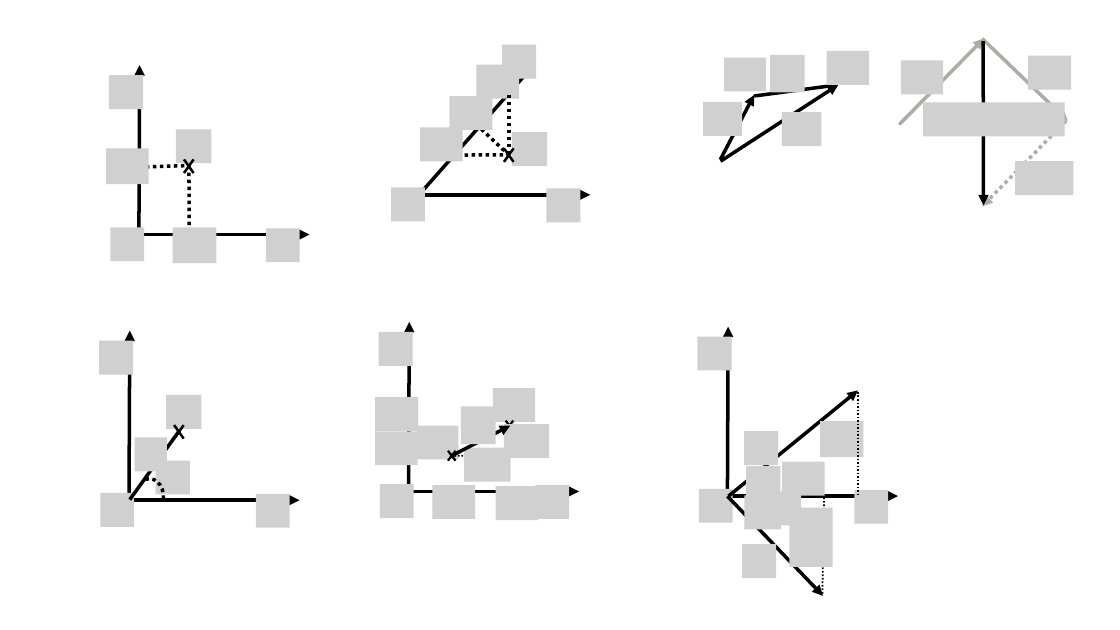
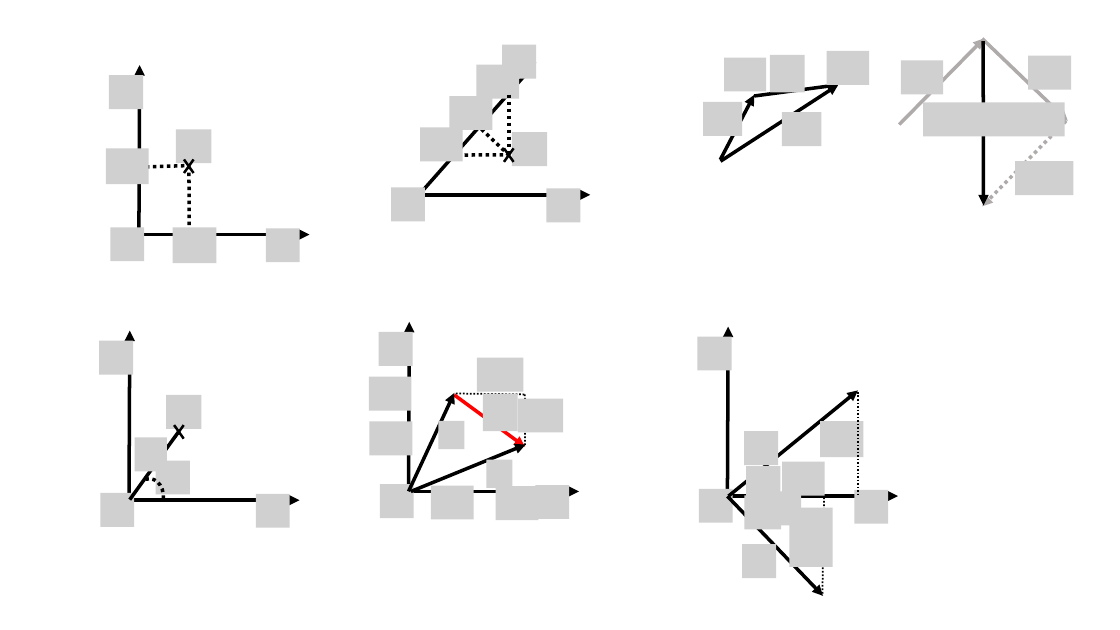
Before and after one commit to OSTP/PhysicsArtofModelling, a slide deck: slide 3 of tex/figures/Figures.pptx. Drawn at 1120x630 pixels with LibreOffice and Linux fonts; fonts in the diff are those of the drawing; grey boxes stand for pictures. Boxes give left, top, right and bottom in pixels: in the first picture for what was removed or moved away, otherwise in the second. Text is boxed around its words. In the diff, an @@ line names an element or a change of style, - is before the commit and + after.

```diff
--- a/tex/figures/Figures.pptx
+++ b/tex/figures/Figures.pptx
@@ arrow moved from (452, 455) - (511, 426) to (455, 395) - (525, 447) @@
@@ arrow (455, 395) - (525, 447): stroke #000000 3 pt to #FF0000 3 pt @@
@@ line moved from (451, 456) - (509, 455) to (456, 393) - (525, 395) @@
@@ group removed at box(376, 388, 549, 481): 7 pictures, 2 crosses @@
@@ line moved from (510, 425) - (510, 457) to (525, 395) - (525, 446) @@
@@ group added at box(369, 358, 564, 492): 7 pictures, 2 arrows @@
```
Also in this commit, not shown: 1 other slide changed, 1 slide added, 1 slide removed, 3 other files.
